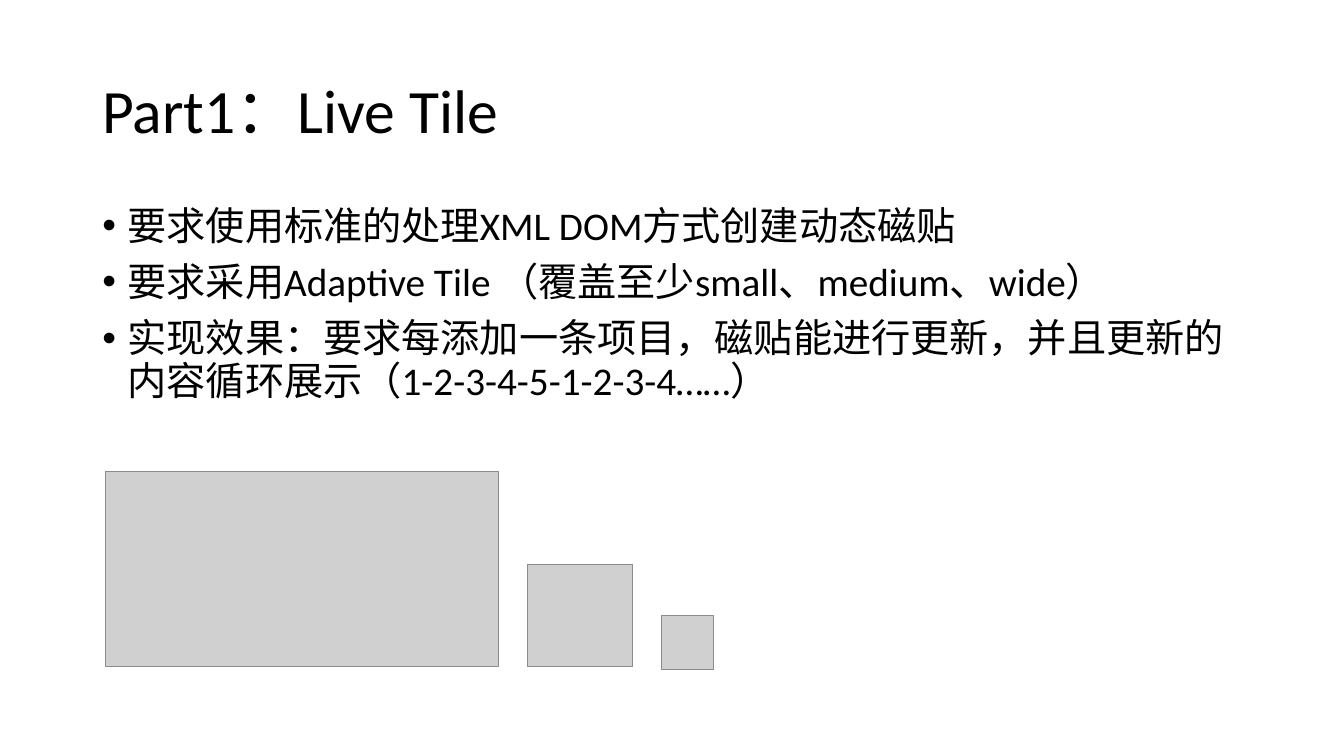
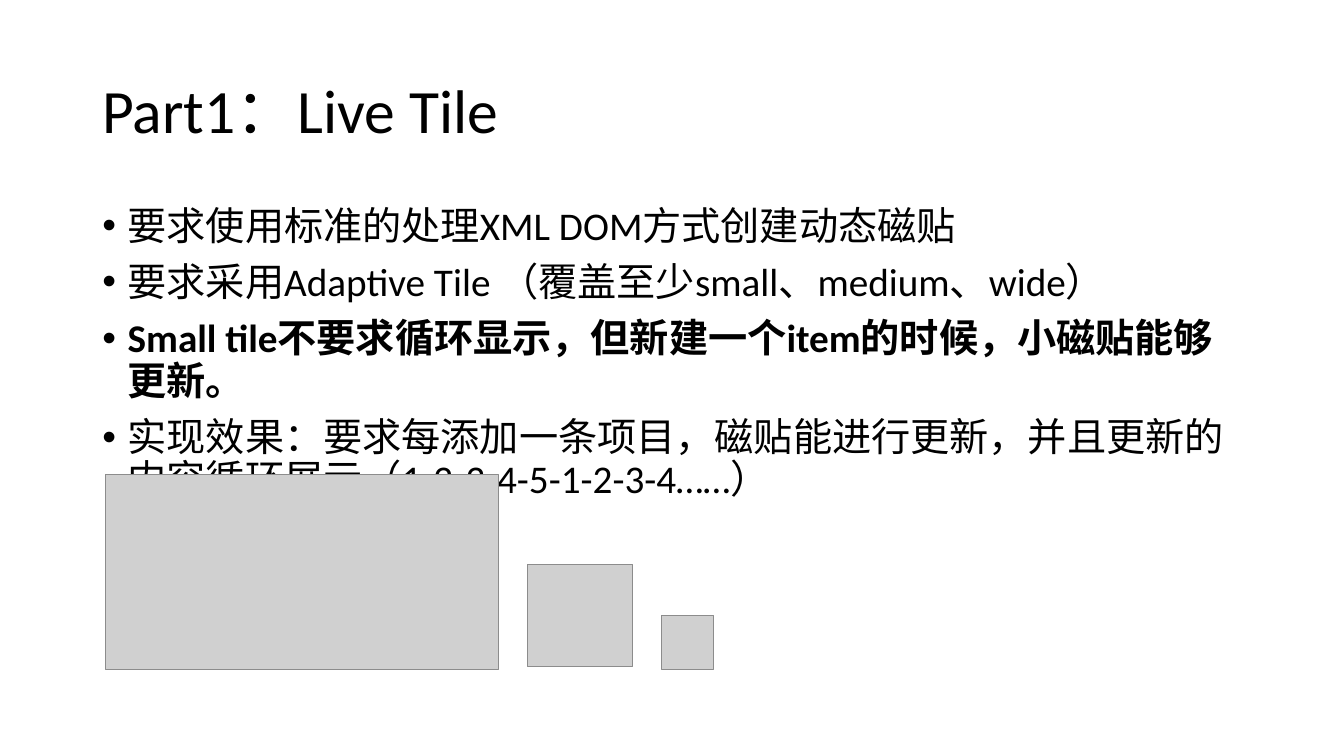
Before and after one commit to gfzheng/MOSAD, a slide deck: slide 2 of Labs/week5.pptx. Drawn at 1344x756 pixels with LibreOffice and Linux fonts; fonts in the diff are those of the drawing; grey boxes stand for pictures. Boxes give left, top, right and bottom in pixels: in the first picture for what was removed or moved away, otherwise in the second. Text is boxed around its words. In the diff, an @@ line names an element or a change of style, - is before the commit and + after.

Commit message:
磁贴作业改动

```diff
--- a/Labs/week5.pptx
+++ b/Labs/week5.pptx
@@ text at (128,320,1213,399): paragraph added @@
+• Small tile不要求循环显示，但新建一个item的时候，小磁贴能够更新。
```
Also in this commit, not shown: 1 other file.
